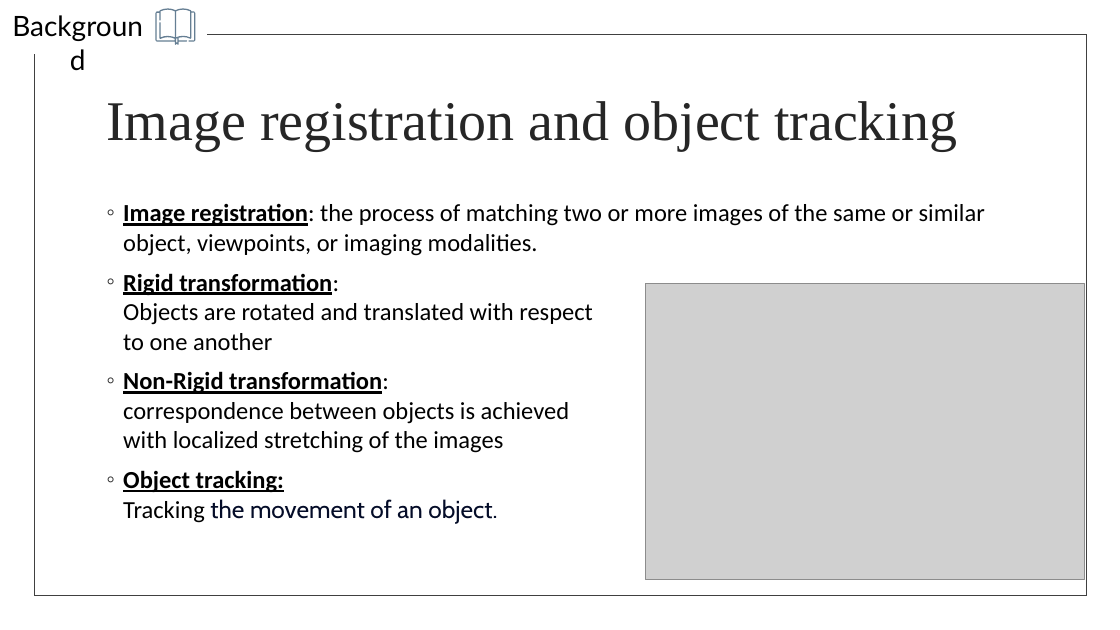
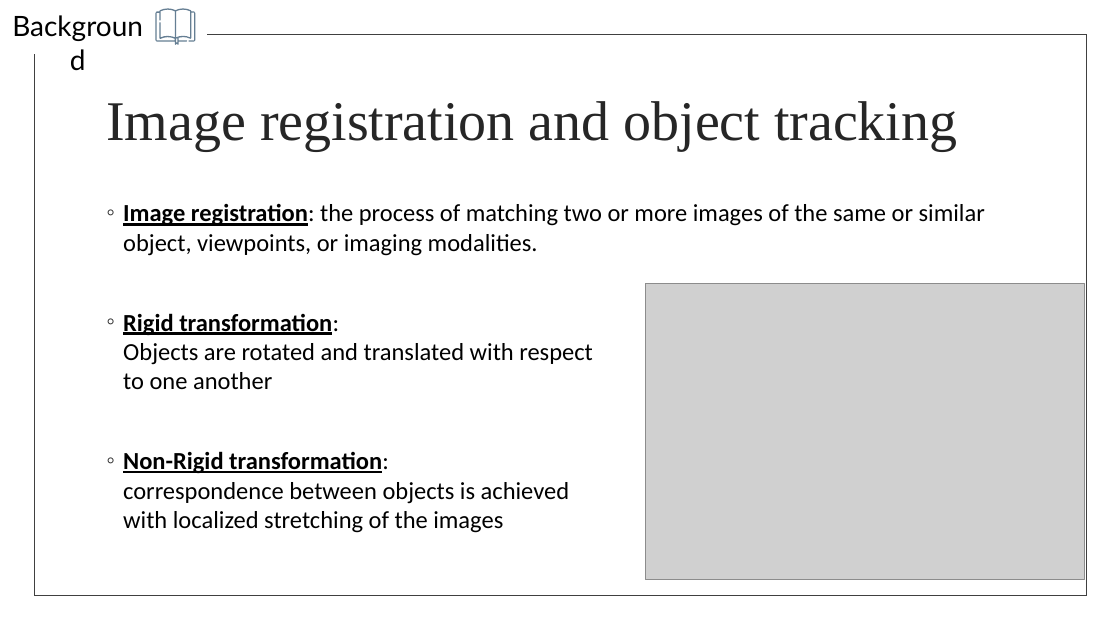
Before and after one commit to liordvir/AOTV, a slide deck: slide 4 of updated_presentation.pptx. Drawn at 1120x630 pixels with LibreOffice and Linux fonts; fonts in the diff are those of the drawing; grey boxes stand for pictures. Boxes give left, top, right and bottom in pixels: in the first picture for what was removed or moved away, otherwise in the second. Text is boxed around its words. In the diff, an @@ line names an element or a change of style, - is before the commit and + after.

Commit message:
Updated final slides

```diff
--- a/updated_presentation.pptx
+++ b/updated_presentation.pptx
@@ text at [123, 470, 497, 523]: paragraph removed @@
-◦ Object tracking:
-  Tracking the movement of an object.
```
Also in this commit, not shown: 3 other slides changed.
